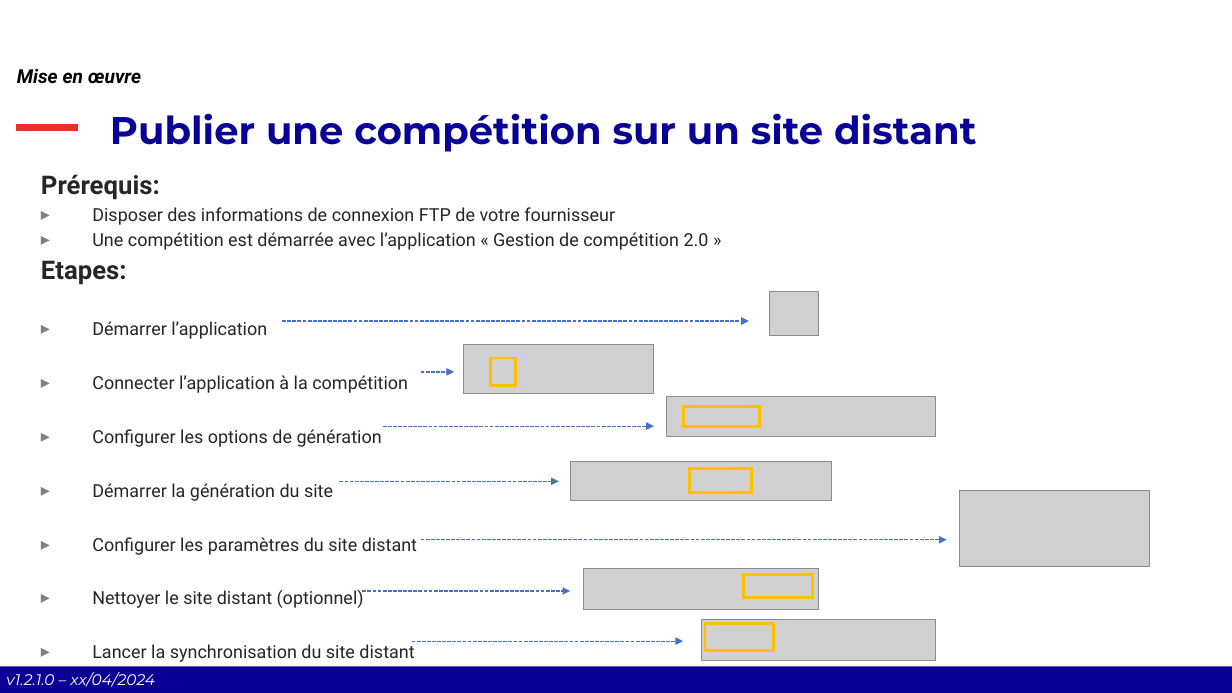
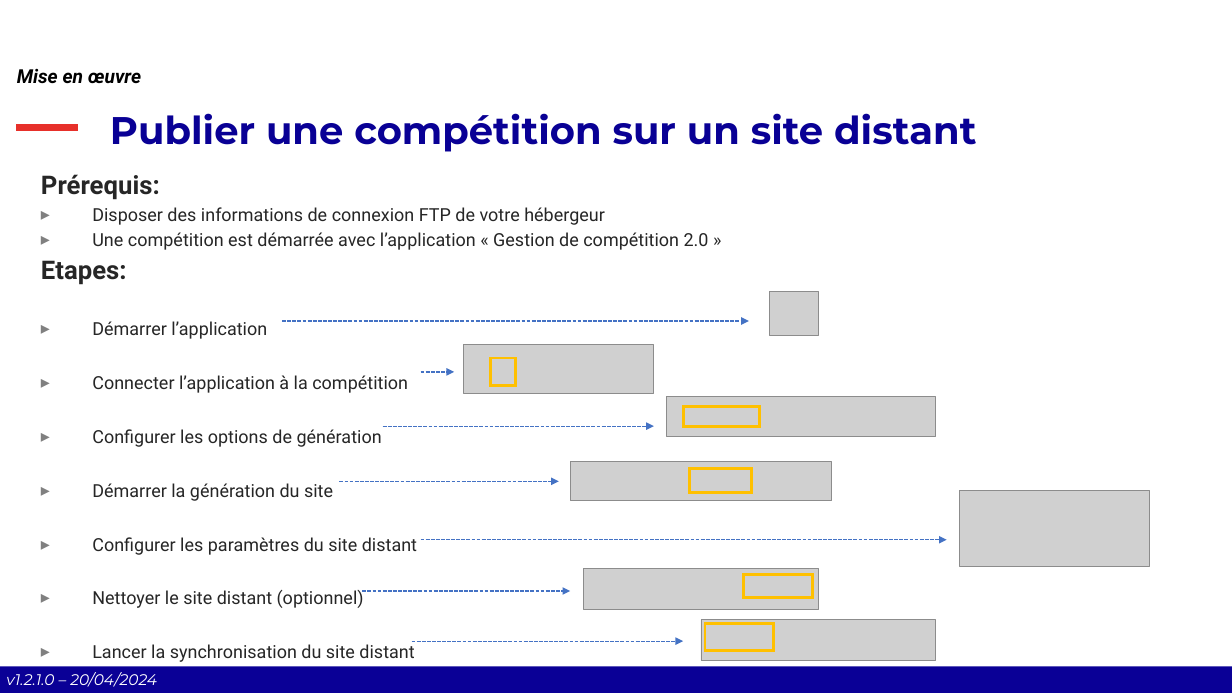
Before and after one commit to Comite-Rhone-Judo/PublicationSuiviCompetition, a slide deck: slide 20 of AppPublication/Documentation/PublicationSuiviCompetition - Manuel d'utilisation.pptx. Drawn at 1232x693 pixels with LibreOffice and Linux fonts; fonts in the diff are those of the drawing; grey boxes stand for pictures; background and template pictures are left out. Boxes give left, top, right and bottom in pixels: in the first picture for what was removed or moved away, otherwise in the second. Text is boxed around its words. In the diff, an @@ line names an element or a change of style, - is before the commit and + after.

```diff
--- a/AppPublication/Documentation/PublicationSuiviCompetition - Manuel d'utilisation.pptx
+++ b/AppPublication/Documentation/PublicationSuiviCompetition - Manuel d'utilisation.pptx
@@ text at [92,207,605,225]: text changed @@
-▸ Disposer des informations de connexion FTP de votre fournisseur
+▸ Disposer des informations de connexion FTP de votre hébergeur
@@ text at [6,672,157,687]: text changed @@
-v1.2.1.0 – xx/04/2024
+v1.2.1.0 – 20/04/2024
```
Also in this commit, not shown: 25 other slides changed, 4 slides added, 2 slides removed, 3 other files.
